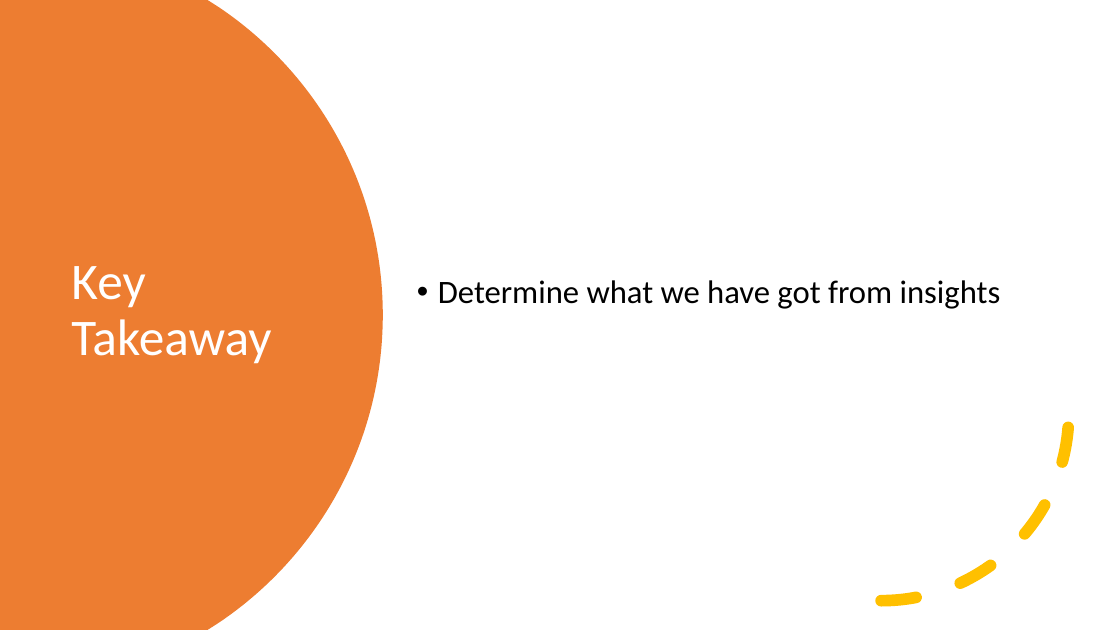
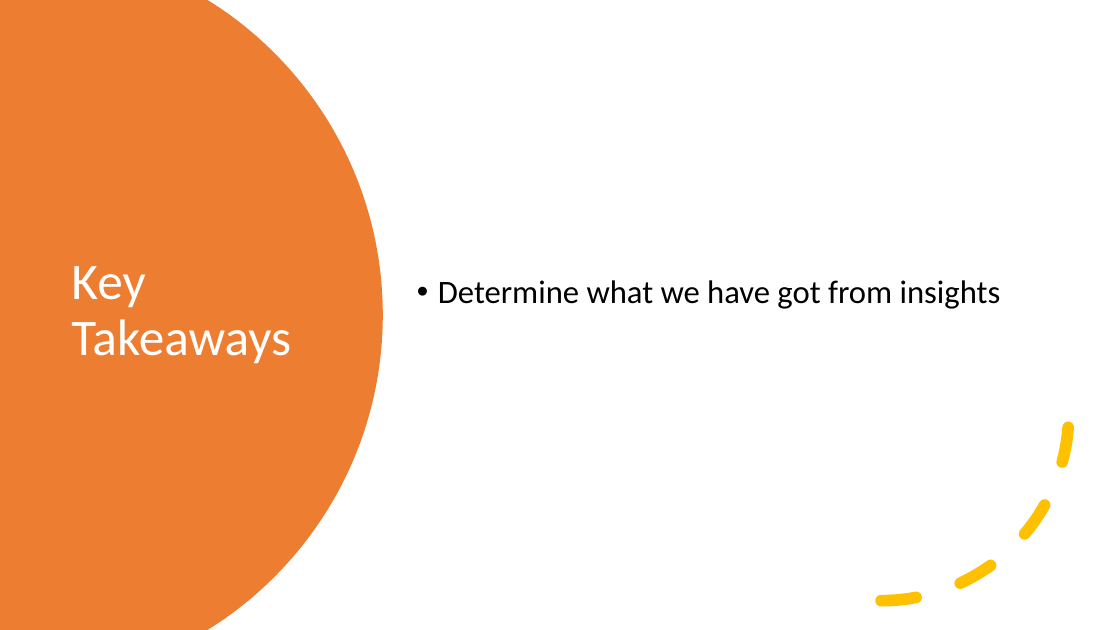
Before and after one commit to nupong/Google-Data-Analytics-Capstone-Project, a slide deck: slide 14 of Capstone project - Cyclistic Bike Share Presentation.ppsx. Drawn at 1120x630 pixels with LibreOffice and Linux fonts; fonts in the diff are those of the drawing. Boxes give left, top, right and bottom in pixels: in the first picture for what was removed or moved away, otherwise in the second. Text is boxed around its words. In the diff, an @@ line names an element or a change of style, - is before the commit and + after.

```diff
--- a/Capstone project - Cyclistic Bike Share Presentation.ppsx
+++ b/Capstone project - Cyclistic Bike Share Presentation.ppsx
@@ title at [71, 266, 291, 364]: text changed @@
-Key Takeaway
+Key Takeaways
```
Also in this commit, not shown: 1 other slide changed.
